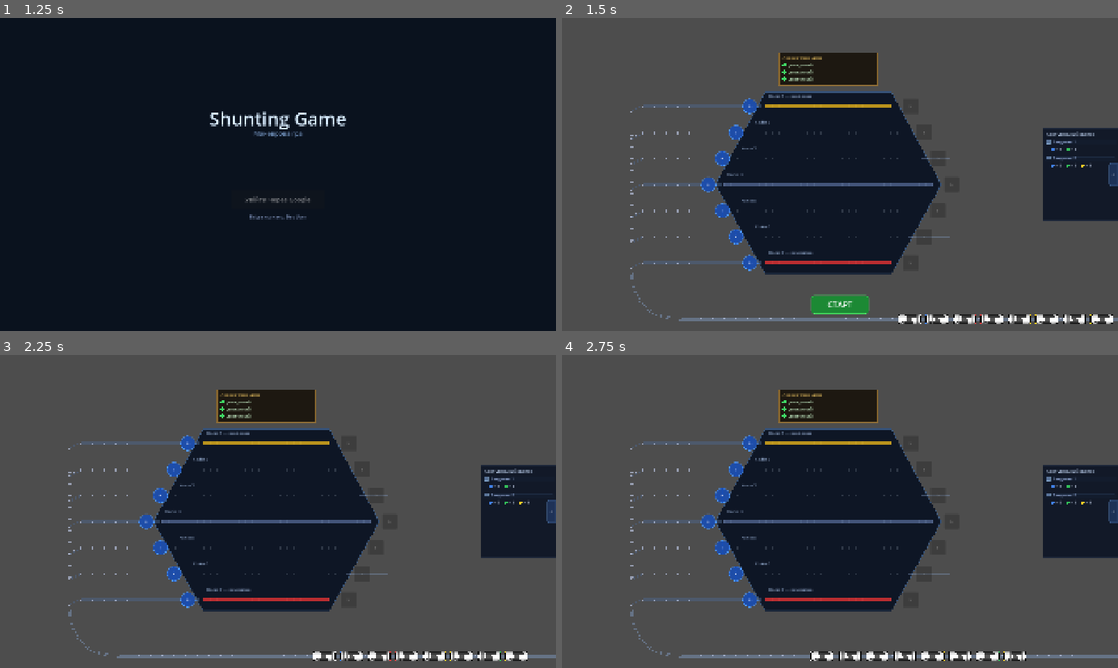
Above: before the commit, frames 1-4 (two rows, left to right).
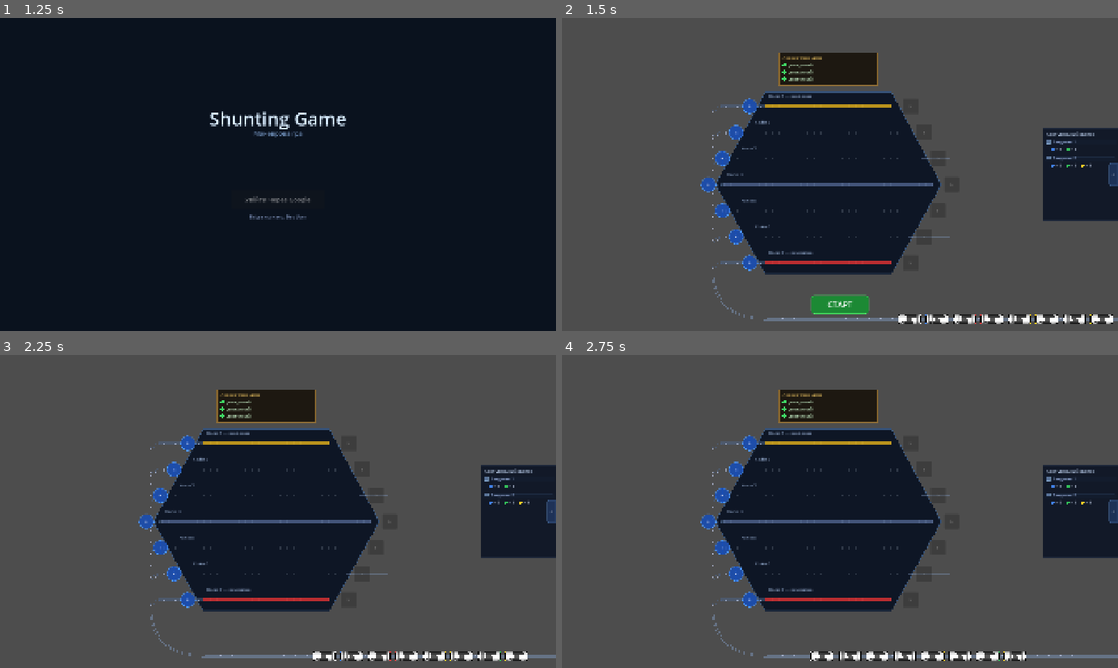
Above: after the commit, the same moments.

Repository: Fenimors99/shunting-game
Game: Godot game, scene res://scenes/LoginScreen.tscn
Two runs of this game, one before a commit and one after it. Both use one fixed random seed, a clock stepped at 60 frames per second and the inputs below.
Inputs:
- Up to frame 1 (1.25 s): click "Увійти через Google" at 0.5 s
- Up to frame 2 (1.5 s): tap Enter at 1.25 s
- Up to frame 3 (2.25 s): click "СТАРТ" at 2 s
- Up to frame 4 (2.75 s): no input

Frame 1 is identical in both runs. In frame 2, 0.9% of the frame differs, in the area x 12-38%, y 27-97%; in frame 3, 0.9%; in frame 4, 0.9%.

Commit message:
feat: move distribution rail to station left edge, short branches per track

Diff:
--- a/scripts/Layout.gd
+++ b/scripts/Layout.gd
@@ -6,7 +6,10 @@
 
 const JUNCTION_X    := 240.0
 const QUEUE_Y       := 1039.0
-const QUEUE_ARC_X   := 420.0   # Де черга закінчується і починається дуга повороту
+# Вертикальна розподільна рейка (впритул до лівого краю шестикутника)
+const DIST_RAIL_X   := 520.0
+# Де горизонтальна черга закінчується і починається дуга вгору
+const QUEUE_ARC_X   := 714.0   # DIST_RAIL_X + (QUEUE_Y - track_7_y) ≈ 520+194
 
 const STATION_LEFT  := 560.0
 const STATION_RIGHT := 1280.0
--- a/scripts/Station.gd
+++ b/scripts/Station.gd
@@ -166,37 +166,38 @@
 	var rail_color := Color(0.5, 0.6, 0.75, 0.5)
 	var thin_color := COLOR_BORDER
 
-	# Пряма ділянка черги: від правого краю екрана до початку дуги
+	# Горизонтальна черга: від правого краю до початку дуги
 	_draw_rail_segment(
 		Vector2(get_viewport_rect().size.x, Layout.QUEUE_Y),
 		Vector2(Layout.QUEUE_ARC_X, Layout.QUEUE_Y),
 		rail_color
 	)
 
-	# Дуга: плавний поворот від черги вгору до вертикального розподільника
+	# Дуга знизу: плавний поворот від черги вгору до розподільної рейки
 	var arc_end_y := Layout.get_track_y(Layout.TRACK_COUNT) + 20.0
 	_draw_curved_rail(_quad_bezier(
-		Vector2(Layout.QUEUE_ARC_X, Layout.QUEUE_Y),
-		Vector2(Layout.JUNCTION_X,  Layout.QUEUE_Y),
-		Vector2(Layout.JUNCTION_X,  arc_end_y)
+		Vector2(Layout.QUEUE_ARC_X,  Layout.QUEUE_Y),
+		Vector2(Layout.DIST_RAIL_X,  Layout.QUEUE_Y),
+		Vector2(Layout.DIST_RAIL_X,  arc_end_y)
 	), rail_color)
 
-	# Вертикальна рейка від колії 7 вгору до колії 1
+	# Вертикальна розподільна рейка — від колії 7 вгору до колії 1
 	_draw_rail_segment(
-		Vector2(Layout.JUNCTION_X, arc_end_y),
-		Vector2(Layout.JUNCTION_X, Layout.get_track_y(1) + 20),
+		Vector2(Layout.DIST_RAIL_X, arc_end_y),
+		Vector2(Layout.DIST_RAIL_X, Layout.get_track_y(1) + 20),
 		thin_color
 	)
 
-	# Розгалуження до кожної колії
+	# Короткі гілки від розподільної рейки до кожної колії
 	for i in range(1, Layout.TRACK_COUNT + 1):
 		var y      := Layout.get_track_y(i)
 		var bounds := _get_track_bounds(i)
-		var start  := Vector2(Layout.JUNCTION_X,      y + 20)
-		var mid    := Vector2(Layout.JUNCTION_X + 40, y)
-		var end    := Vector2(bounds.x - 10,          y)
-		_draw_rail_segment(start, mid, thin_color)
-		_draw_rail_segment(mid,   end, thin_color)
+		# Маленька стрілка-відгалуження від вертикалі в горизонталь колії
+		var sw_start := Vector2(Layout.DIST_RAIL_X,      y + 18)
+		var sw_mid   := Vector2(Layout.DIST_RAIL_X + 28, y)
+		var sw_end   := Vector2(bounds.x,                y)
+		_draw_rail_segment(sw_start, sw_mid, thin_color)
+		_draw_rail_segment(sw_mid,   sw_end, thin_color)
 
 
 func _quad_bezier(p0: Vector2, p1: Vector2, p2: Vector2,
